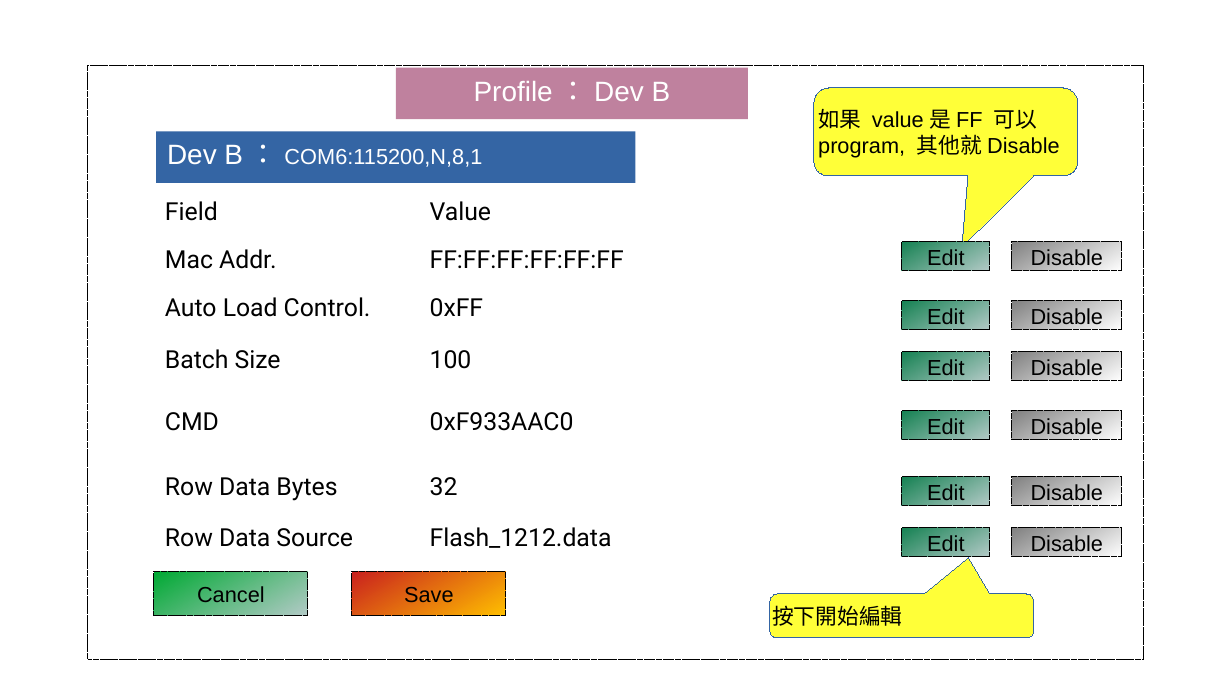
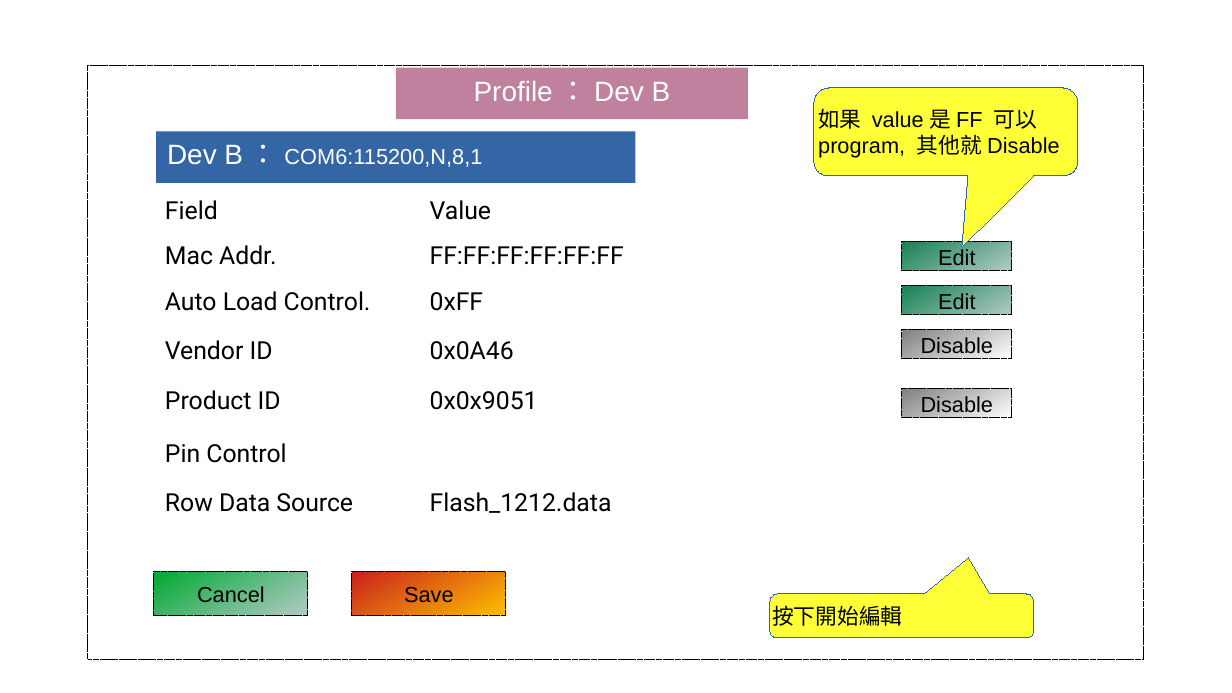
Before and after one commit to tomjpsun/obsidianVaults, a slide deck: slide 3 of DM9051A OTP 燒錄專案/8051A OTP GUI.odp. Drawn at 1232x693 pixels with LibreOffice and Linux fonts; fonts in the diff are those of the drawing. Boxes give left, top, right and bottom in pixels: in the first picture for what was removed or moved away, otherwise in the second. Text is boxed around its words. In the diff, an @@ line names an element or a change of style, - is before the commit and + after.

Commit message:
vault backup: 2023-12-15 14:15:12
Affected files:
DM9051A OTP 燒錄專案/.~lock.8051A OTP GUI.odp#
DM9051A OTP 燒錄專案/8051A OTP GUI.odp

```diff
--- a/DM9051A OTP 燒錄專案/8051A OTP GUI.odp
+++ b/DM9051A OTP 燒錄專案/8051A OTP GUI.odp
@@ table at box(154, 188, 1032, 534) @@
-row 4, column 1: Batch Size
+row 4, column 1: Vendor ID
-row 4, column 2: 100
+row 4, column 2: 0x0A46
-row 5, column 1: CMD
+row 5, column 1: Product ID
-row 5, column 2: 0xF933AAC0
+row 5, column 2: 0x0x9051
-row 6, column 1: Row Data Bytes
+row 6, column 1: Pin Control
-row 6, column 2: 32
+row 6, column 2: 
@@ table: place and size @@
-table at box(154, 188, 1026, 571)
+table at box(154, 188, 1032, 534)
@@ rectangle "Edit": place and size @@
-rectangle "Edit" at box(902, 528, 991, 557)
+rectangle "Edit" at box(902, 243, 1012, 272)
@@ rectangle removed at box(902, 243, 991, 272) @@
-Edit
@@ rectangle removed at box(902, 243, 991, 272) @@
-Edit
@@ rectangle removed at box(1013, 243, 1122, 272) @@
-Disable
@@ rectangle "Edit": place and size @@
-rectangle "Edit" at box(902, 411, 991, 440)
+rectangle "Edit" at box(902, 286, 1012, 315)
@@ rectangle removed at box(902, 301, 991, 330) @@
-Edit
@@ rectangle removed at box(1013, 301, 1122, 330) @@
-Disable
@@ rectangle "Disable": place and size @@
-rectangle "Disable" at box(1013, 352, 1122, 381)
+rectangle "Disable" at box(902, 330, 1012, 359)
@@ rectangle removed at box(902, 352, 991, 381) @@
-Edit
@@ rectangle "Disable": place and size @@
-rectangle "Disable" at box(1013, 411, 1122, 440)
+rectangle "Disable" at box(902, 389, 1012, 418)
@@ rectangle removed at box(902, 477, 991, 506) @@
-Edit
@@ rectangle removed at box(1013, 477, 1122, 506) @@
-Disable
@@ rectangle removed at box(1013, 528, 1122, 557) @@
-Disable
```
Also in this commit, not shown: 1 other file.
